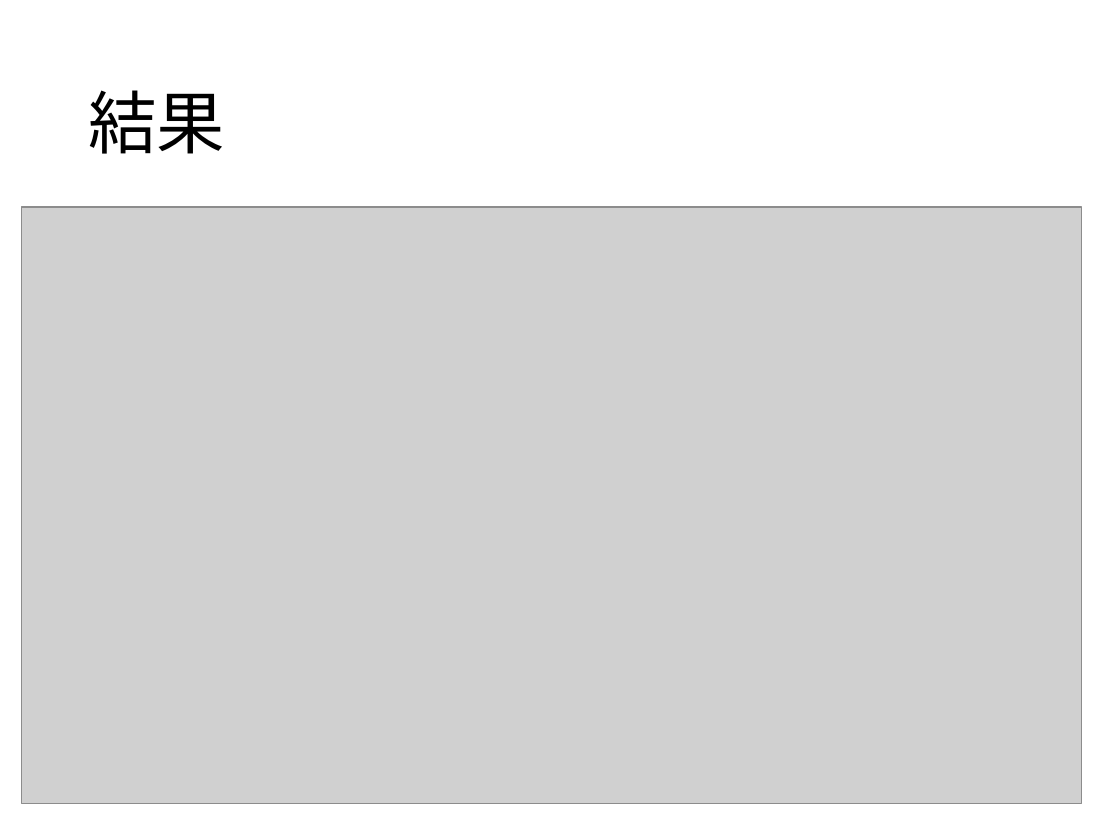
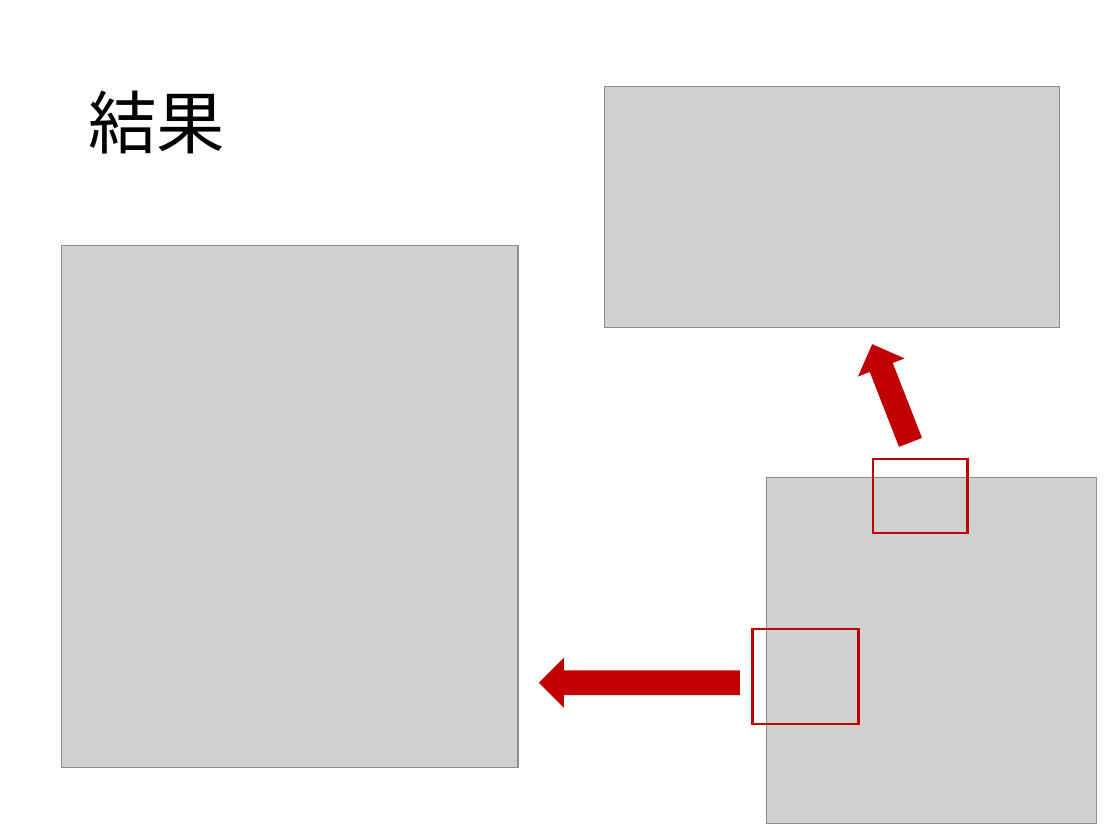
Before and after one commit to keimatsui/kadai, a slide deck: slide 14 of 卒業論文/2014/吉野聡志/最終発表/最終発表スライド.pptx (slide 16 before the commit). Drawn at 1120x840 pixels with LibreOffice and Linux fonts; fonts in the diff are those of the drawing; grey boxes stand for pictures. Boxes give left, top, right and bottom in pixels: in the first picture for what was removed or moved away, otherwise in the second. Text is boxed around its words. In the diff, an @@ line names an element or a change of style, - is before the commit and + after.

```diff
--- a/卒業論文/2014/吉野聡志/最終発表/最終発表スライド.pptx
+++ b/卒業論文/2014/吉野聡志/最終発表/最終発表スライド.pptx
@@ picture added at [605,86,1060,328] @@
@@ picture: place and size @@
-picture at [21,207,1081,803]
+picture at [62,245,519,767]
@@ up arrow added at [851,337,931,449], fill #C00000, outline #C00000 1 pt @@
@@ picture added at [767,478,1098,824] @@
@@ rectangle added at [872,459,968,533], outline #C00000 1.5 pt @@
@@ rectangle added at [753,628,859,724], outline #C00000 1.5 pt @@
@@ up arrow added at [539,660,739,706], fill #C00000, outline #C00000 1 pt @@
```
Also in this commit, not shown: 13 other slides changed, 3 slides added, 6 slides removed.
